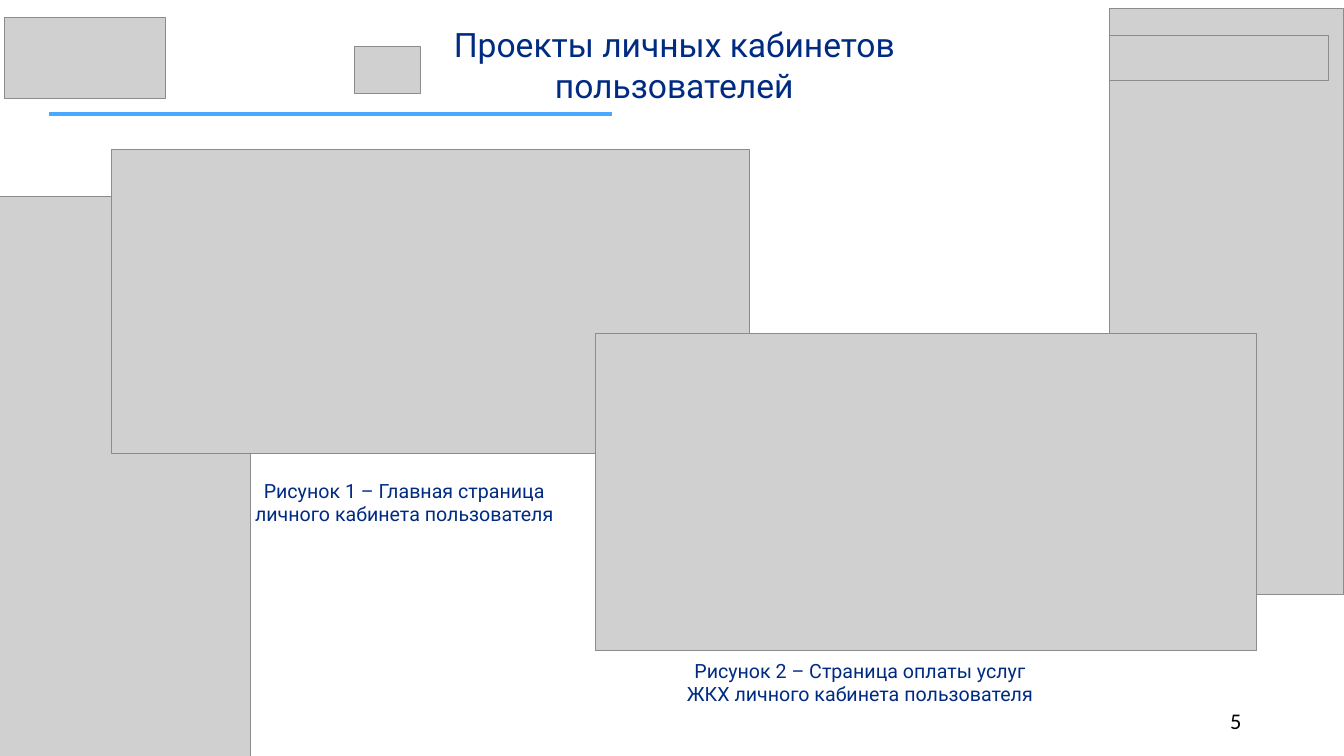
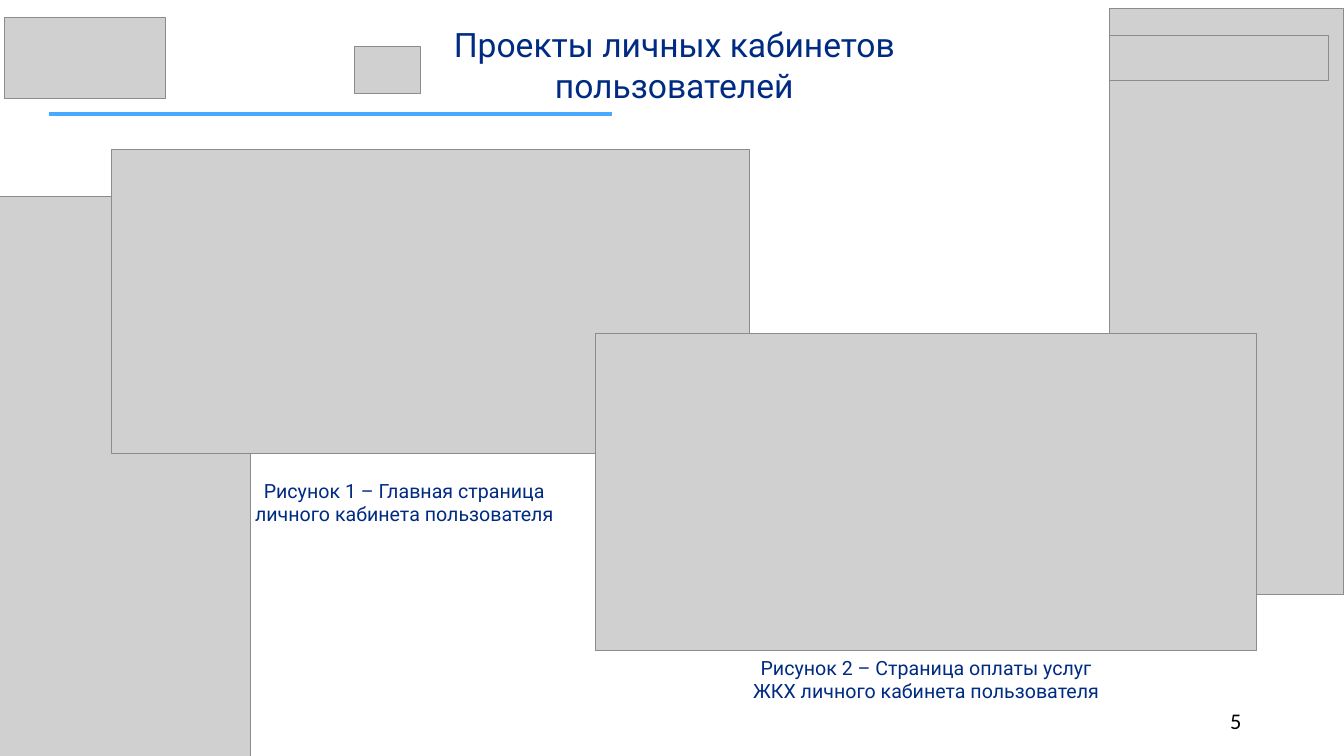
Before and after one commit to SalminaTatyana/DiplomNote, a slide deck: slide 5 of Иванова.pptx. Drawn at 1344x756 pixels with LibreOffice and Linux fonts; fonts in the diff are those of the drawing; grey boxes stand for pictures. Boxes give left, top, right and bottom in pixels: in the first picture for what was removed or moved away, otherwise in the second. Text is boxed around its words. In the diff, an @@ line names an element or a change of style, - is before the commit and + after.

```diff
--- a/Иванова.pptx
+++ b/Иванова.pptx
@@ text "Рисунок 2 – Страница оплаты ...": place and size @@
-text "Рисунок 2 – Страница оплаты ..." at (687, 664, 1032, 702)
+text "Рисунок 2 – Страница оплаты ..." at (753, 661, 1098, 699)
```
Also in this commit, not shown: 10 other slides changed.
